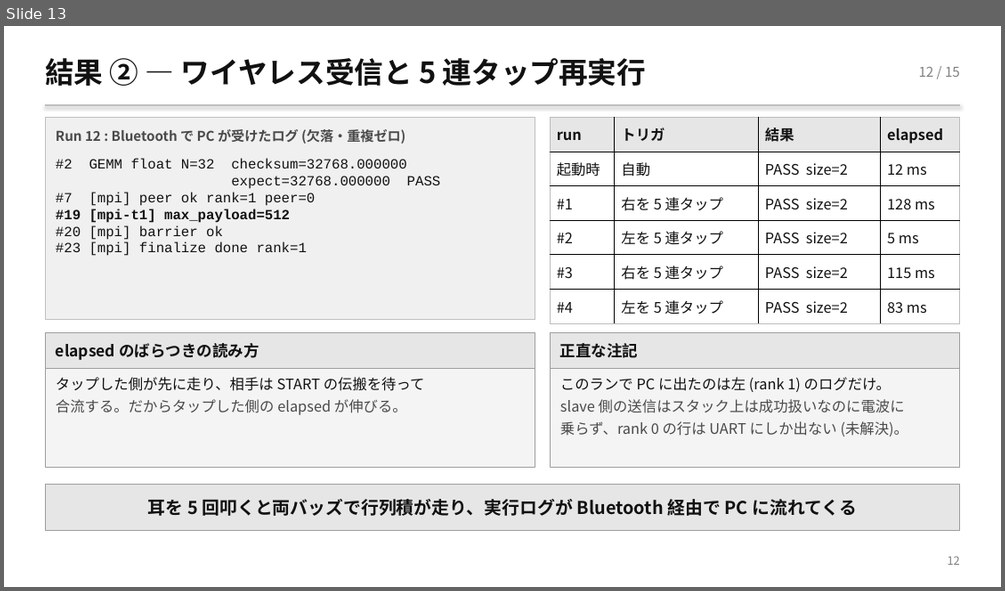
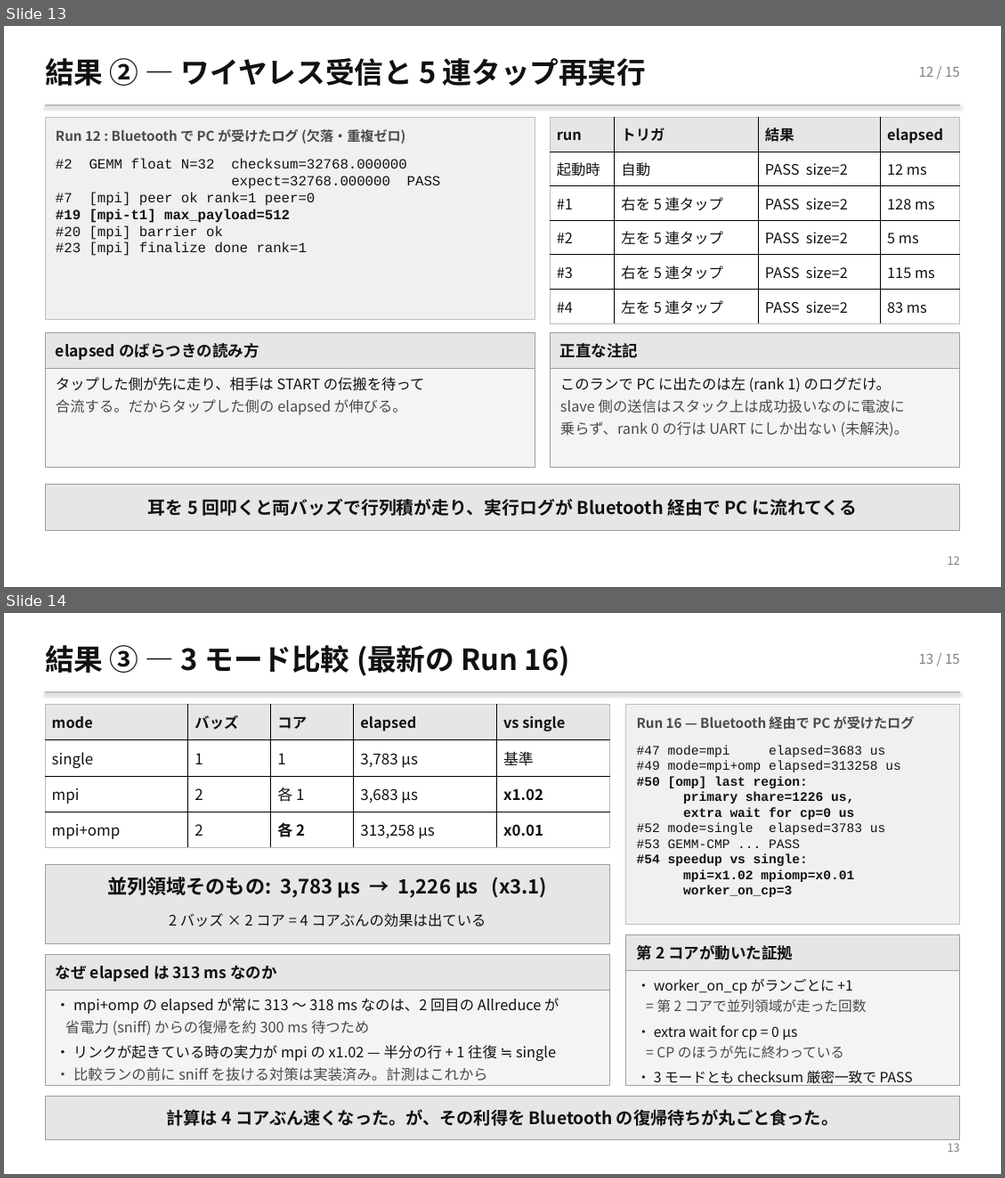
Before and after one commit to TamichiRyuto/pine-buds-cluster, a slide deck: slides/lt-ear-parallel.pptx. Shown one above the other, each under a label of ours: slide 13 before the commit, slides 13 and 14 after it. The pictures are 1005x591 and 1005x1178 pixels, drawn with LibreOffice and Linux fonts; fonts in the diff are those of the drawing. Boxes give left, top, right and bottom in pixels: in the first picture for what was removed or moved away, otherwise in the second. Text is boxed around its words. In the diff, an @@ line names an element or a change of style, - is before the commit and + after.

```diff
--- a/slides/lt-ear-parallel.pptx
+++ b/slides/lt-ear-parallel.pptx
@@ slide 14 added at box(4, 613, 1001, 1174), background #FFFFFF @@
@@ text added at box(45, 645, 570, 676), 28 pt, text #111111, bold @@
+結果 ③ — 3 モード比較 (最新の Run 16)
@@ text added at box(919, 654, 960, 664), 13 pt, text #808080 @@
+13 / 15
@@ line added from (45, 692) to (960, 692), #BFBFBF 1 pt @@
@@ table added at box(45, 705, 610, 848), 4 rows, 5 columns @@
+mode | バッズ | コア | elapsed | vs single
+single | 1 | 1 | 3,783 µs | 基準
+mpi | 2 | 各 1 | 3,683 µs | x1.02
+mpi+omp | 2 | 各 2 | 313,258 µs | x0.01
@@ rectangle added at box(626, 705, 960, 925), fill #F0F0F0, outline #BFBFBF 0.75 pt @@
@@ text added at box(637, 716, 914, 730), 13 pt, text #4A4A4A, bold @@
+Run 16 — Bluetooth 経由で PC が受けたログ
@@ text added at box(637, 745, 900, 897), 12.5 pt, text #111111, bold @@
+#47 mode=mpi elapsed=3683 us
+#49 mode=mpi+omp elapsed=313258 us
+#50 [omp] last region:
+primary share=1226 us,
+extra wait for cp=0 us
+#52 mode=single elapsed=3783 us
+#53 GEMM-CMP ... PASS
+#54 speedup vs single:
+mpi=x1.02 mpiomp=x0.01
+worker_on_cp=3
@@ rectangle added at box(45, 864, 610, 943), fill #E6E6E6, outline #9E9E9E 0.75 pt @@
@@ text added at box(107, 876, 547, 898), 19 pt, text #111111, bold @@
+並列領域そのもの: 3,783 µs → 1,226 µs (x3.1)
@@ text added at box(169, 913, 485, 927), 14 pt, text #111111 @@
+2 バッズ × 2 コア = 4 コアぶんの効果は出ている
@@ rectangle added at box(45, 954, 610, 1086), fill #F4F4F4, outline #9E9E9E 0.75 pt @@
@@ rectangle added at box(45, 954, 610, 989), fill #E6E6E6, outline #9E9E9E 0.75 pt @@
@@ rectangle added at box(626, 934, 960, 1086), fill #F4F4F4, outline #9E9E9E 0.75 pt @@
@@ rectangle added at box(626, 934, 960, 971), fill #E6E6E6, outline #9E9E9E 0.75 pt @@
@@ text added at box(637, 942, 793, 963), 15 pt, text #111111, bold @@
+第 2 コアが動いた証拠
@@ text added at box(56, 965, 276, 981), 15 pt, text #111111, bold @@
+なぜ elapsed は 313 ms なのか
@@ text added at box(637, 979, 913, 1086), 13.5 pt, text #111111 @@
+・ worker_on_cp がランごとに +1
+= 第 2 コアで並列領域が走った回数
+・ extra wait for cp = 0 µs
+= CP のほうが先に終わっている
+・ 3 モードとも checksum 厳密一致で PASS
@@ text added at box(56, 997, 558, 1081), 14 pt, text #111111 @@
+・ mpi+omp の elapsed が常に 313 〜 318 ms なのは、2 回目の Allreduce が
+省電力 (sniff) からの復帰を約 300 ms 待つため
+・ リンクが起きている時の実力が mpi の x1.02 — 半分の行 + 1 往復 ≒ single
+・ 比較ランの前に sniff を抜ける対策は実装済み。計測はこれから
@@ rectangle added at box(45, 1096, 960, 1140), fill #E6E6E6, outline #9E9E9E 0.75 pt @@
@@ text added at box(167, 1109, 838, 1126), 16.5 pt, text #111111, bold @@
+計算は 4 コアぶん速くなった。が、その利得を Bluetooth の復帰待ちが丸ごと食った。
@@ text added at box(947, 1143, 960, 1151), 11 pt, text #808080 @@
+13
```
Also in this commit, not shown: 6 slides changed, 1 slide removed, 2 other files.
